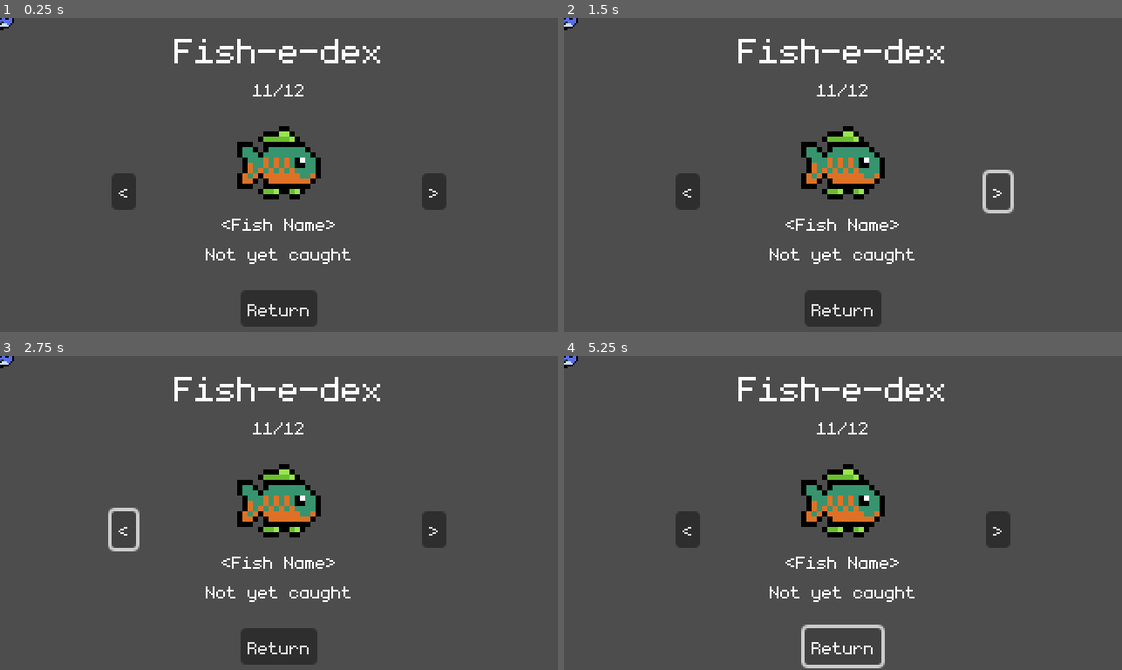
Above: before the commit, frames 1-4 (two rows, left to right).
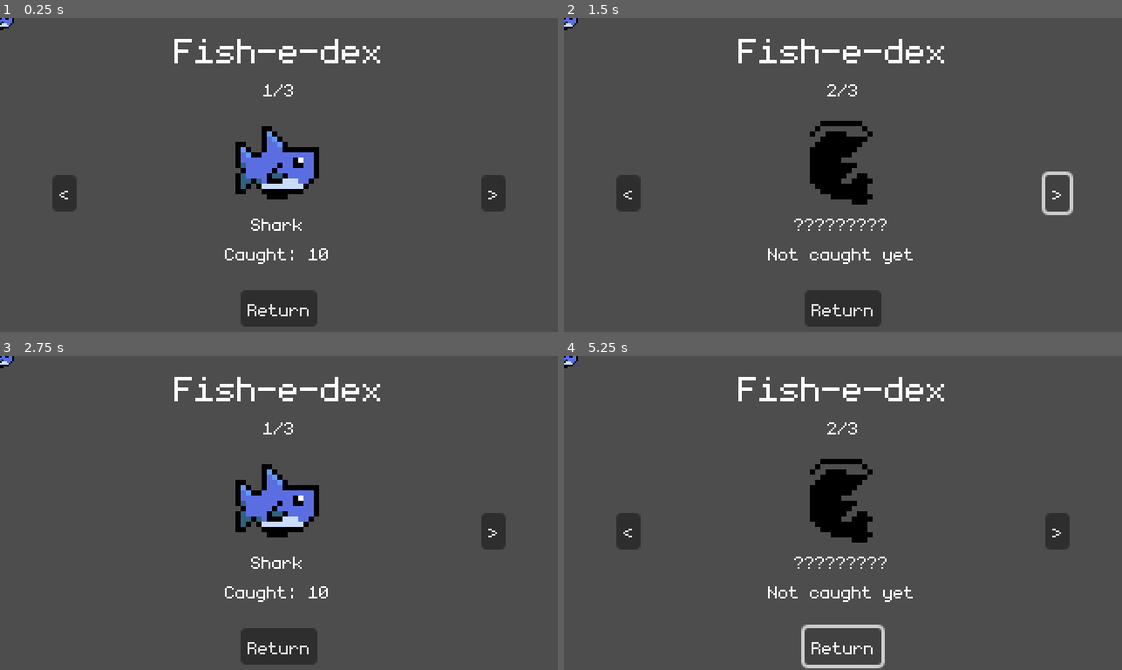
Above: after the commit, the same moments.

Repository: thomz12/LD58
Game: Godot game, scene res://scenes/ui/dex/dex.tscn
Two runs of this game, one before a commit and one after it. Both use one fixed random seed, a clock stepped at 60 frames per second and the inputs below. This scene is started directly instead of the project's main scene.
Inputs:
- Up to frame 1 (0.25 s): no input
- Up to frame 2 (1.5 s): click "<" at 0.5 s; click ">" at 1.25 s
- Up to frame 3 (2.75 s): click "<" at 2 s
- Up to frame 4 (5.25 s): click ">" at 2.75 s; click "<" at 3.5 s; click ">" at 4.25 s; click "Return" at 5 s

The runs differ from the first frame. In frame 1, 5.0% of the frame differs, in the area x 9-91%, y 21-79%; in frame 2, 4.6%; in frame 3, 4.3%; in frame 4, 5.0%.

Commit message:
Progress on the fish-e-dex UI

Diff:
--- a/ld-58/autoloads/Progress.gd
+++ b/ld-58/autoloads/Progress.gd
@@ -1,12 +1,18 @@
 extends Node
 
+var fish_types := [
+	preload("res://resources/shark.tres"),
+	preload("res://resources/shrimp.tres"),
+	preload("res://resources/goldfish.tres")
+]
 var fish_scene := load("res://scenes/fish.tscn")
 
 var catch_history : Array[Fish] = []
 
 
 func _ready() -> void:
-	Events.fish_caught.connect(_on_fish_caught)
+	# TODO: turn back on
+	#Events.fish_caught.connect(_on_fish_caught)
 
 	## TODO: test data remove
 	for i in 10:
@@ -16,5 +22,14 @@
 		catch_history.append(fish)
 
 
+func get_catch_count(fish_type: FishType) -> int:
+	var count := 0
+	for catch in catch_history:
+		if catch.data.identifier == fish_type.identifier:
+			count += 1
+
+	return count
+
+
 func _on_fish_caught(fish: Fish) -> void:
 	catch_history.append(fish)
--- /dev/null
+++ b/ld-58/resources/shaders/greyed_out.gdshader
@@ -0,0 +1,10 @@
+shader_type canvas_item;
+
+uniform bool black_out = false;
+
+void fragment() {
+	if (black_out) {
+		vec4 input_color = texture(TEXTURE, UV);
+		COLOR = vec4(0.0, 0.0, 0.0, input_color.a);
+	}
+}
--- a/ld-58/scenes/ui/dex/dex.tscn
+++ b/ld-58/scenes/ui/dex/dex.tscn
@@ -1,6 +1,7 @@
-[gd_scene load_steps=3 format=3 uid="uid://c0ls6lg87u5jo"]
+[gd_scene load_steps=4 format=3 uid="uid://c0ls6lg87u5jo"]
 
 [ext_resource type="Theme" uid="uid://bwgtcoet55w6c" path="res://scenes/ui/ui_theme.tres" id="1_vcnf4"]
+[ext_resource type="Script" uid="uid://bnqbaajnvxkyp" path="res://scripts/ui/menu_dex.gd" id="2_at4cu"]
 [ext_resource type="PackedScene" uid="uid://d0sbjseg4fdwd" path="res://scenes/ui/dex/dex_entry.tscn" id="2_fx4rj"]
 
 [node name="Dex" type="MarginContainer"]
@@ -11,6 +12,7 @@
 grow_vertical = 2
 theme = ExtResource("1_vcnf4")
 theme_override_constants/margin_top = 4
+script = ExtResource("2_at4cu")
 
 [node name="VBoxContainer" type="VBoxContainer" parent="."]
 layout_mode = 2
@@ -29,7 +31,8 @@
 text = "Fish-e-dex"
 horizontal_alignment = 1
 
-[node name="Label" type="Label" parent="VBoxContainer/TitleContainer/VBoxContainer"]
+[node name="LabelIndex" type="Label" parent="VBoxContainer/TitleContainer/VBoxContainer"]
+unique_name_in_owner = true
 layout_mode = 2
 text = "11/12"
 horizontal_alignment = 1
@@ -43,17 +46,53 @@
 theme_override_constants/separation = 32
 alignment = 1
 
-[node name="ButtonPrevious" type="Button" parent="VBoxContainer/MarginContainer/HBoxContainer"]
+[node name="Spacer" type="Control" parent="VBoxContainer/MarginContainer/HBoxContainer"]
 layout_mode = 2
+size_flags_horizontal = 3
+size_flags_stretch_ratio = 0.7
+
+[node name="ButtonPrevious" type="Button" parent="VBoxContainer/MarginContainer/HBoxContainer/Spacer"]
+unique_name_in_owner = true
+layout_mode = 1
+anchors_preset = 8
+anchor_left = 0.5
+anchor_top = 0.5
+anchor_right = 0.5
+anchor_bottom = 0.5
+offset_left = -7.0
+offset_top = -10.5
+offset_right = 7.0
+offset_bottom = 10.5
+grow_horizontal = 2
+grow_vertical = 2
 size_flags_horizontal = 4
 size_flags_vertical = 4
 text = "<"
 
 [node name="DexEntry" parent="VBoxContainer/MarginContainer/HBoxContainer" instance=ExtResource("2_fx4rj")]
+unique_name_in_owner = true
 layout_mode = 2
+size_flags_horizontal = 3
 
-[node name="ButtonNext" type="Button" parent="VBoxContainer/MarginContainer/HBoxContainer"]
+[node name="Spacer2" type="Control" parent="VBoxContainer/MarginContainer/HBoxContainer"]
 layout_mode = 2
+size_flags_horizontal = 3
+size_flags_stretch_ratio = 0.7
+
+[node name="ButtonNext" type="Button" parent="VBoxContainer/MarginContainer/HBoxContainer/Spacer2"]
+unique_name_in_owner = true
+layout_mode = 1
+anchors_preset = 8
+anchor_left = 0.5
+anchor_top = 0.5
+anchor_right = 0.5
+anchor_bottom = 0.5
+offset_left = -7.0
+offset_top = -10.5
+offset_right = 7.0
+offset_bottom = 10.5
+grow_horizontal = 2
+grow_vertical = 2
 size_flags_horizontal = 4
 size_flags_vertical = 4
 text = ">"
@@ -68,3 +107,6 @@
 size_flags_horizontal = 4
 size_flags_vertical = 4
 text = "Return"
+
+[connection signal="pressed" from="VBoxContainer/MarginContainer/HBoxContainer/Spacer/ButtonPrevious" to="." method="_on_button_previous_pressed"]
+[connection signal="pressed" from="VBoxContainer/MarginContainer/HBoxContainer/Spacer2/ButtonNext" to="." method="_on_button_next_pressed"]
--- a/ld-58/scenes/ui/dex/dex_entry.tscn
+++ b/ld-58/scenes/ui/dex/dex_entry.tscn
@@ -1,7 +1,13 @@
-[gd_scene load_steps=4 format=3 uid="uid://d0sbjseg4fdwd"]
+[gd_scene load_steps=7 format=3 uid="uid://d0sbjseg4fdwd"]
 
 [ext_resource type="Texture2D" uid="uid://dhdsse3kfqmvy" path="res://sprites/fish.png" id="1_a5mdi"]
 [ext_resource type="Theme" uid="uid://bwgtcoet55w6c" path="res://scenes/ui/ui_theme.tres" id="1_lmvs1"]
+[ext_resource type="Script" uid="uid://c0mv3t51xvm80" path="res://scripts/ui/element_dex_entry.gd" id="2_j31vi"]
+[ext_resource type="Shader" uid="uid://cnhj0ocpumaxj" path="res://resources/shaders/greyed_out.gdshader" id="3_suc5c"]
+
+[sub_resource type="ShaderMaterial" id="ShaderMaterial_emhr6"]
+shader = ExtResource("3_suc5c")
+shader_parameter/black_out = false
 
 [sub_resource type="AtlasTexture" id="AtlasTexture_lmvs1"]
 atlas = ExtResource("1_a5mdi")
@@ -18,24 +24,29 @@
 theme_override_constants/margin_top = 8
 theme_override_constants/margin_right = 8
 theme_override_constants/margin_bottom = 8
+script = ExtResource("2_j31vi")
 
 [node name="VBoxContainer" type="VBoxContainer" parent="."]
 layout_mode = 2
 alignment = 1
 
 [node name="TextureRect" type="TextureRect" parent="VBoxContainer"]
+unique_name_in_owner = true
+material = SubResource("ShaderMaterial_emhr6")
 custom_minimum_size = Vector2(48, 48)
 layout_mode = 2
 texture = SubResource("AtlasTexture_lmvs1")
 stretch_mode = 5
 
 [node name="LabelName" type="Label" parent="VBoxContainer"]
+unique_name_in_owner = true
 layout_mode = 2
 theme_override_font_sizes/font_size = 16
 text = "<Fish Name>"
 horizontal_alignment = 1
 
 [node name="LabelCaught" type="Label" parent="VBoxContainer"]
+unique_name_in_owner = true
 layout_mode = 2
 theme_override_font_sizes/font_size = 16
 text = "Not yet caught"
--- /dev/null
+++ b/ld-58/scripts/ui/element_dex_entry.gd
@@ -0,0 +1,19 @@
+extends MarginContainer
+class_name UIElementDexEntry
+
+@onready var texture_rect: TextureRect = %TextureRect
+@onready var label_name: Label = %LabelName
+@onready var label_caught: Label = %LabelCaught
+
+
+func update_entry(fish_type: FishType) -> void:
+	texture_rect.texture = fish_type.sprite
+
+	if Progress.get_catch_count(fish_type) == 0:
+		label_name.text = "?????????"
+		label_caught.text = "Not caught yet"
+		texture_rect.material.set_shader_parameter('black_out', true)
+	else:
+		label_name.text = fish_type.identifier
+		label_caught.text = "Caught: %s" % str(Progress.get_catch_count(fish_type))
+		texture_rect.material.set_shader_parameter('black_out', false)
--- /dev/null
+++ b/ld-58/scripts/ui/menu_dex.gd
@@ -0,0 +1,45 @@
+extends MarginContainer
+
+@onready var dex_entry: MarginContainer = %DexEntry
+@onready var label_index: Label = %LabelIndex
+@onready var button_next: Button = %ButtonNext
+@onready var button_previous: Button = %ButtonPrevious
+
+
+var fish_types : Array[FishType] = [
+	preload("res://resources/shark.tres"),
+	preload("res://resources/shrimp.tres"),
+	preload("res://resources/goldfish.tres"),
+]
+var array_index := 0
+
+
+func _ready() -> void:
+	_update_entry()
+
+
+func _update_entry() -> void:
+	dex_entry.update_entry(fish_types[array_index])
+	label_index.text = "%s/%s" % [str(array_index + 1), fish_types.size()]
+
+
+func _on_button_previous_pressed() -> void:
+	if array_index > 0:
+		array_index -= 1
+
+		if array_index == 0:
+			button_previous.hide()
+
+	button_next.show()
+	_update_entry()
+
+
+func _on_button_next_pressed() -> void:
+	if array_index < fish_types.size() - 1:
+		array_index += 1
+
+		if array_index == fish_types.size() - 1:
+			button_next.hide()
+
+	button_previous.show()
+	_update_entry()
Not shown, added: ld-58/resources/shaders/greyed_out.gdshader.uid
Not shown, added: ld-58/scripts/ui/element_dex_entry.gd.uid
Not shown, added: ld-58/scripts/ui/menu_dex.gd.uid
